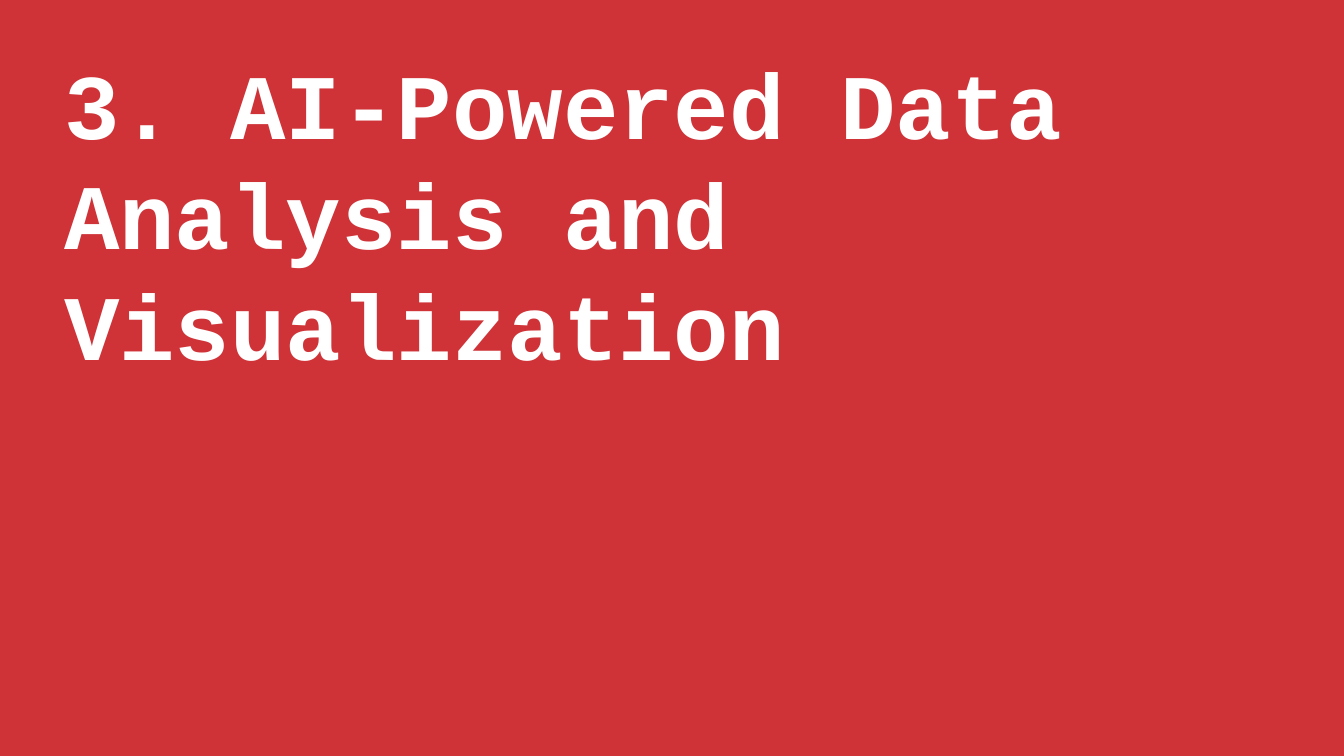
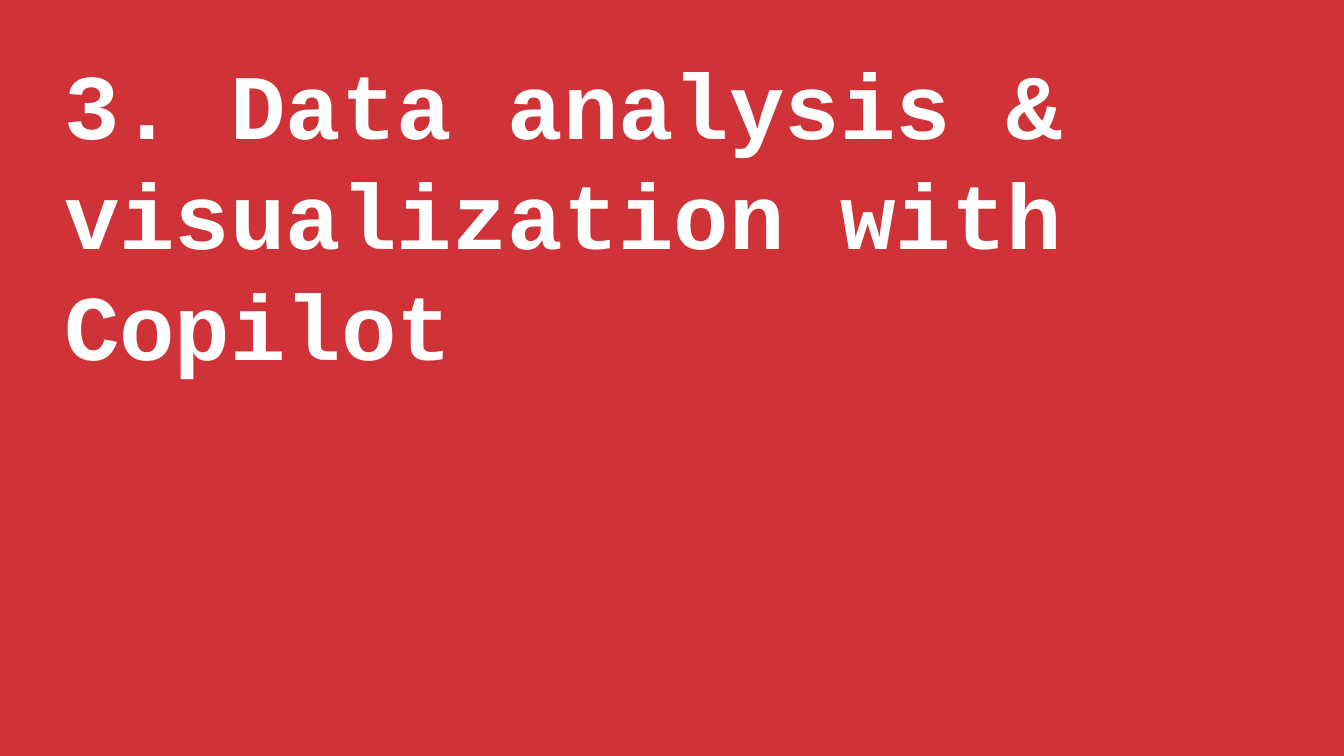
Before and after one commit to stringfestdata/xlgs-mc-2025, a slide deck: slide 14 of xlgs-analytics-2_0-slides.pptx. Drawn at 1344x756 pixels with LibreOffice and Linux fonts; fonts in the diff are those of the drawing. Boxes give left, top, right and bottom in pixels: in the first picture for what was removed or moved away, otherwise in the second. Text is boxed around its words. In the diff, an @@ line names an element or a change of style, - is before the commit and + after.

```diff
--- a/xlgs-analytics-2_0-slides.pptx
+++ b/xlgs-analytics-2_0-slides.pptx
@@ text at <box>64,72,1062,379</box>: text changed @@
-3. AI-Powered Data Analysis and Visualization
+3. Data analysis & visualization with Copilot
```
Also in this commit, not shown: 5 other slides changed, 25 other files.
